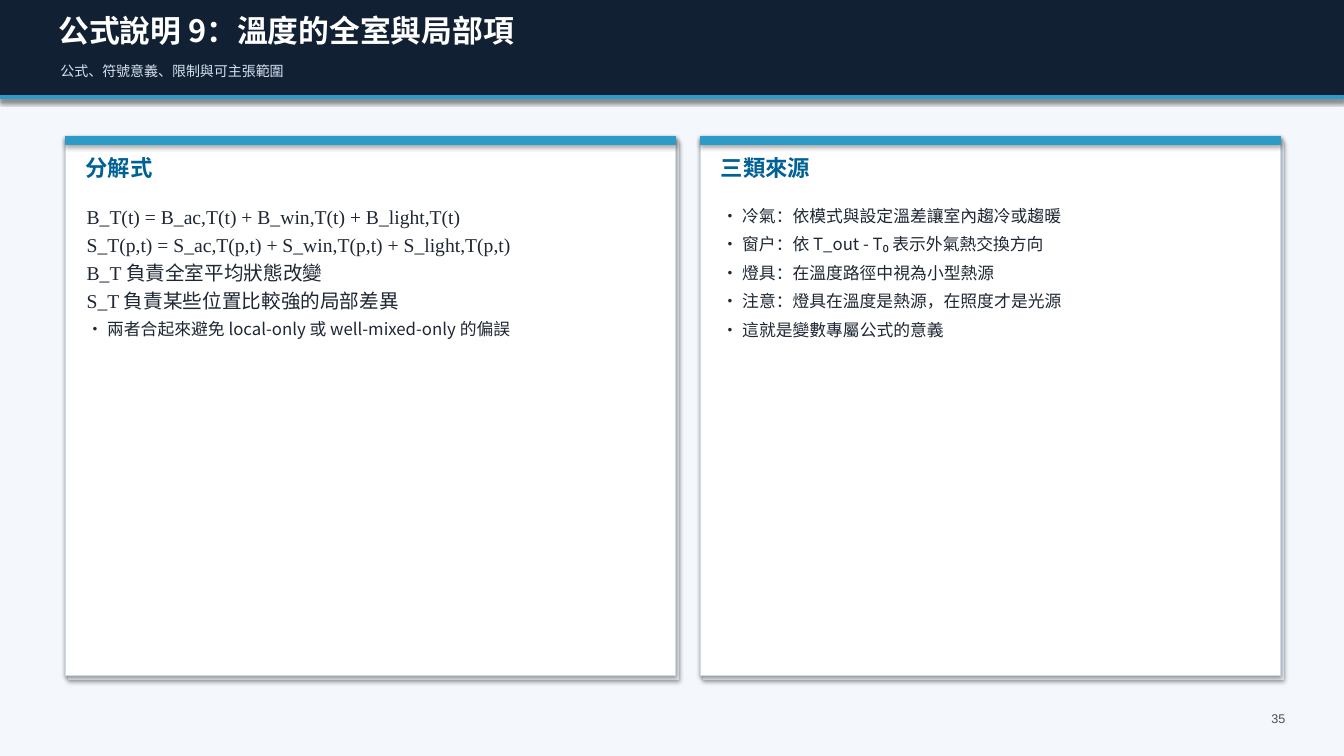
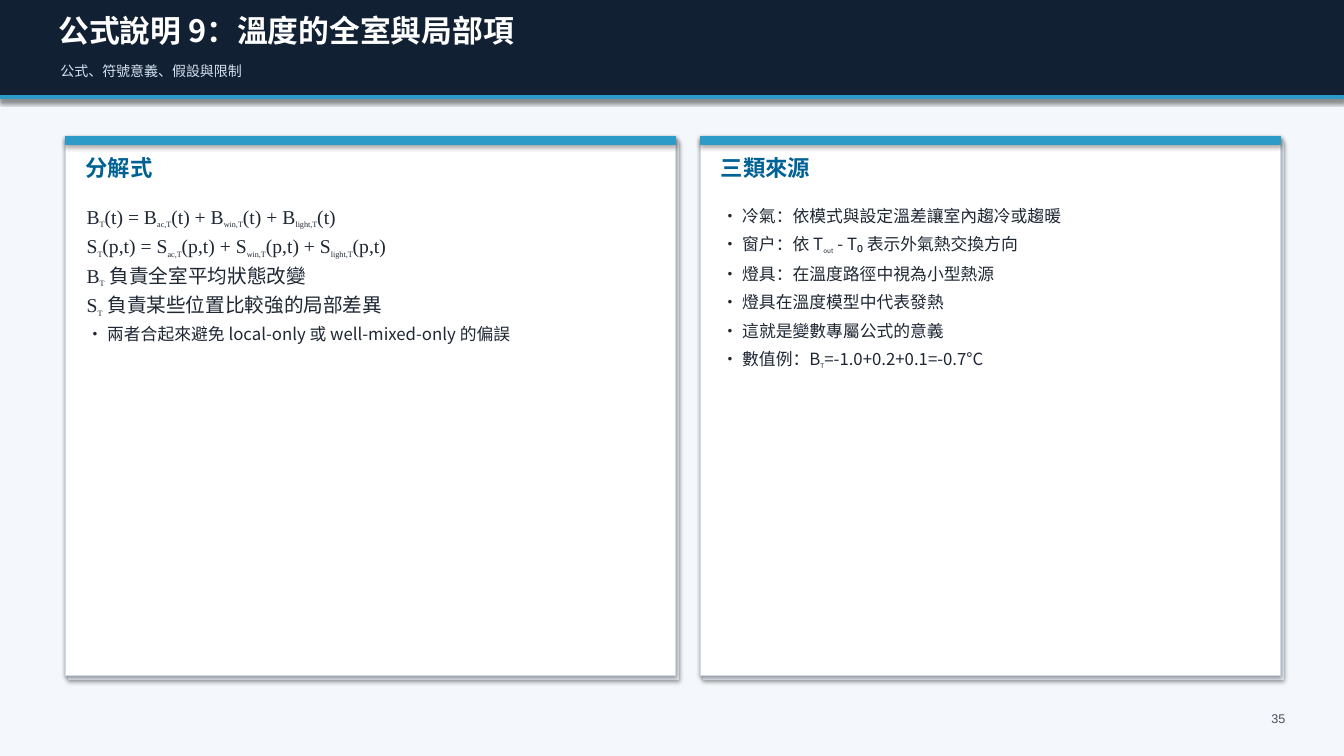
Before and after one commit to Yunitrish006006/A-Spatial-Digital-Twin-Prototype-for-Indoor-Spaces-with-Environmental-Factors, a slide deck: slide 35 of docs/papers/thesis/thesis_presentation_zh_30min.pptx. Drawn at 1344x756 pixels with LibreOffice and Linux fonts; fonts in the diff are those of the drawing. Boxes give left, top, right and bottom in pixels: in the first picture for what was removed or moved away, otherwise in the second. Text is boxed around its words. In the diff, an @@ line names an element or a change of style, - is before the commit and + after.

```diff
--- a/docs/papers/thesis/thesis_presentation_zh_30min.pptx
+++ b/docs/papers/thesis/thesis_presentation_zh_30min.pptx
@@ text at [60,64,241,77]: text changed @@
-公式、符號意義、限制與可主張範圍
+公式、符號意義、假設與限制
@@ text at [98,210,382,314]: text changed @@
-B_T(t) = B_ac,T(t) + B_win,T(t) + B_light,T(t)
-S_T(p,t) = S_ac,T(p,t) + S_win,T(p,t) + S_light,T(p,t)
-B_T 負責全室平均狀態改變
-S_T 負責某些位置比較強的局部差異
+BT(t) = Bac,T(t) + Bwin,T(t) + Blight,T(t)
+ST(p,t) = Sac,T(p,t) + Swin,T(p,t) + Slight,T(p,t)
+BT 負責全室平均狀態改變
+ST 負責某些位置比較強的局部差異
@@ text at [742,236,1018,252]: text changed @@
-• 窗戶：依 T_out - T₀ 表示外氣熱交換方向
+• 窗戶：依 Tout - T₀ 表示外氣熱交換方向
@@ text at [742,294,944,310]: text changed @@
-• 注意：燈具在溫度是熱源，在照度才是光源
+• 燈具在溫度模型中代表發熱
@@ text at [742,351,983,367]: paragraph added @@
+• 數值例：BT=-1.0+0.2+0.1=-0.7°C
```
Also in this commit, not shown: 32 other slides changed, 20 other files.
